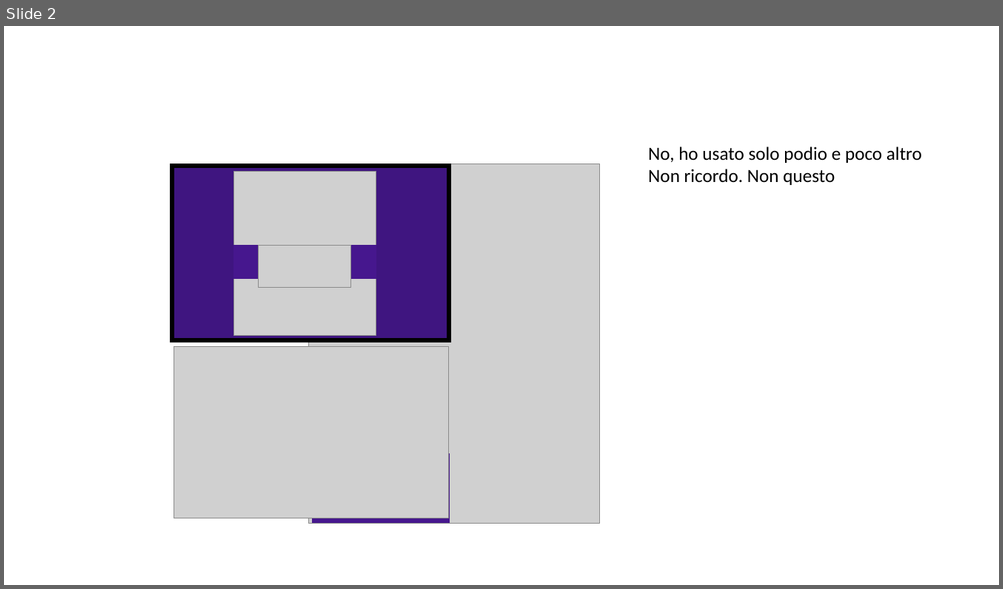
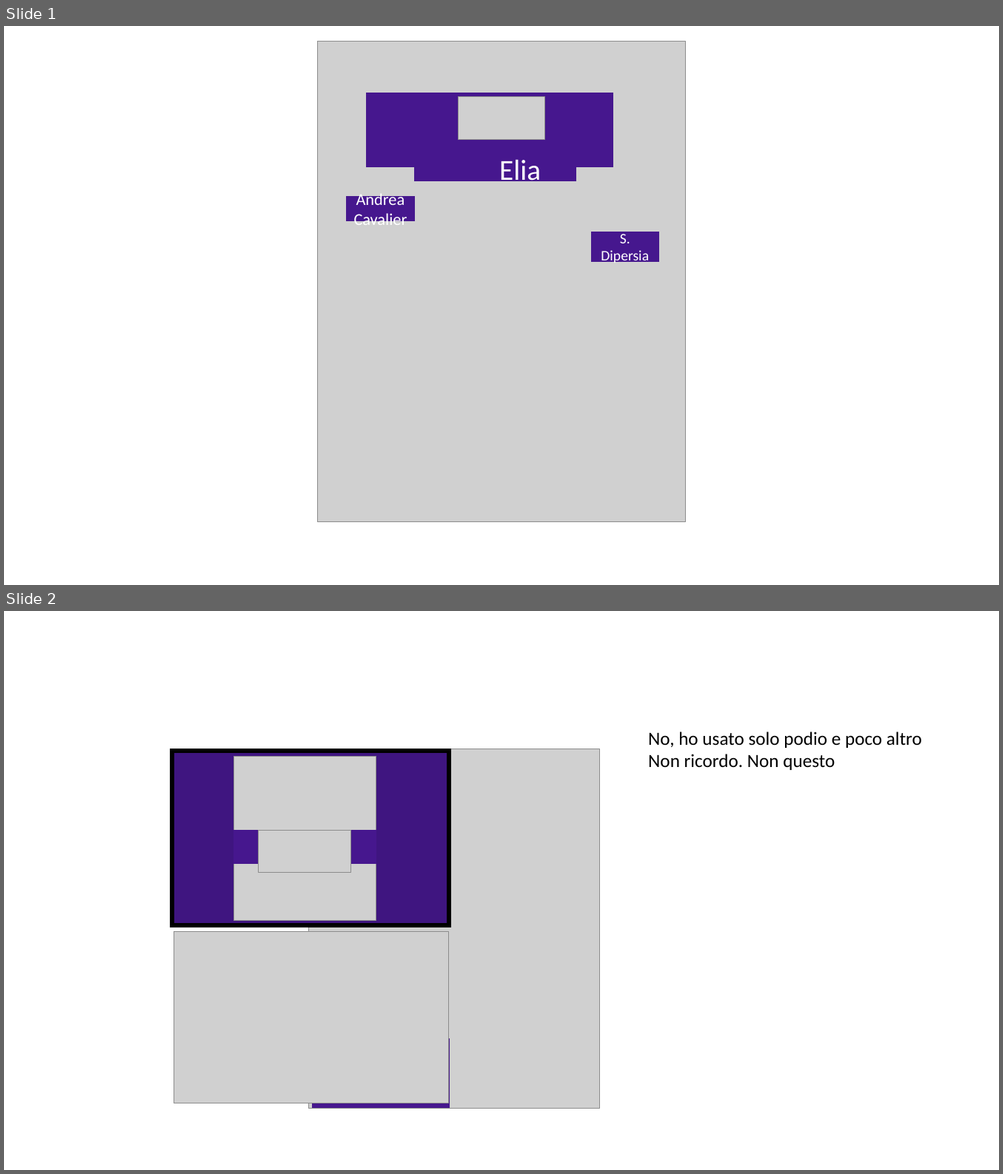
Before and after one commit to EMbeDS-education/ComputingDataAnalysisModeling20262027, a slide deck: PDAI/jupyter/jupyterNotebooks/images/meme_students.pptx. Shown one above the other, each under a label of ours: slide 2 before the commit, slides 1 and 2 after it. The pictures are 1003x589 and 1003x1174 pixels, drawn with LibreOffice and Linux fonts; fonts in the diff are those of the drawing; grey boxes stand for pictures. Boxes give left, top, right and bottom in pixels: in the first picture for what was removed or moved away, otherwise in the second. Text is boxed around its words. In the diff, an @@ line names an element or a change of style, - is before the commit and + after.

```diff
--- a/PDAI/jupyter/jupyterNotebooks/images/meme_students.pptx
+++ b/PDAI/jupyter/jupyterNotebooks/images/meme_students.pptx
@@ slide 1 added at box(4, 26, 999, 585), background #FFFFFF @@
@@ picture added at box(317, 41, 686, 522) @@
@@ rectangle added at box(367, 93, 613, 167), fill #46178E, outline #46178E 1 pt @@
@@ picture added at box(458, 97, 545, 139) @@
@@ rectangle added at box(415, 156, 576, 181), fill #46178E, outline #46178E 1 pt @@
@@ text added at box(499, 159, 540, 187), 28 pt, text #FFFFFF @@
+Elia
@@ rectangle added at box(347, 197, 415, 221), fill #46178E, outline #46178E 1 pt, 16 pt, text #FFFFFF @@
+Andrea Cavalier
@@ rectangle added at box(591, 232, 658, 261), fill #46178E, outline #46178E 1 pt, 14 pt, text #FFFFFF @@
+S. Dipersia
```
Also in this commit, not shown: 1 slide removed, 18 other files.
